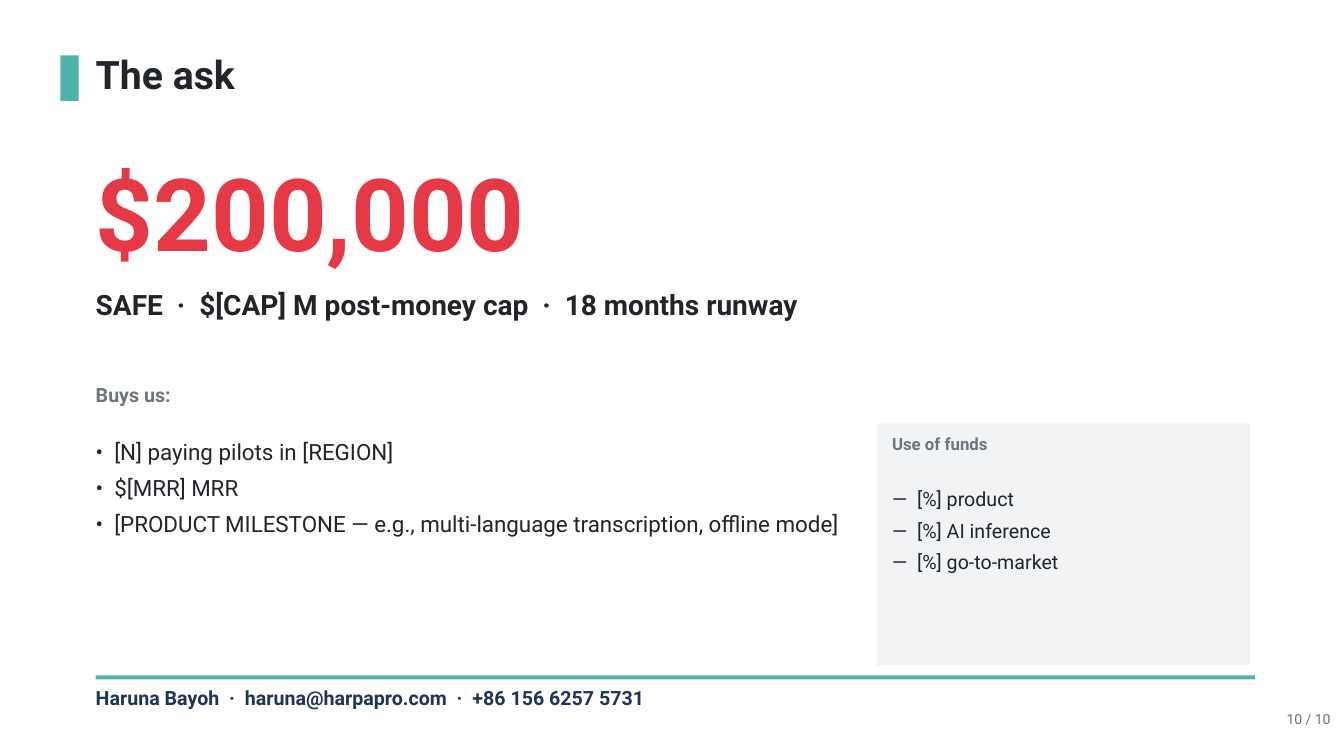
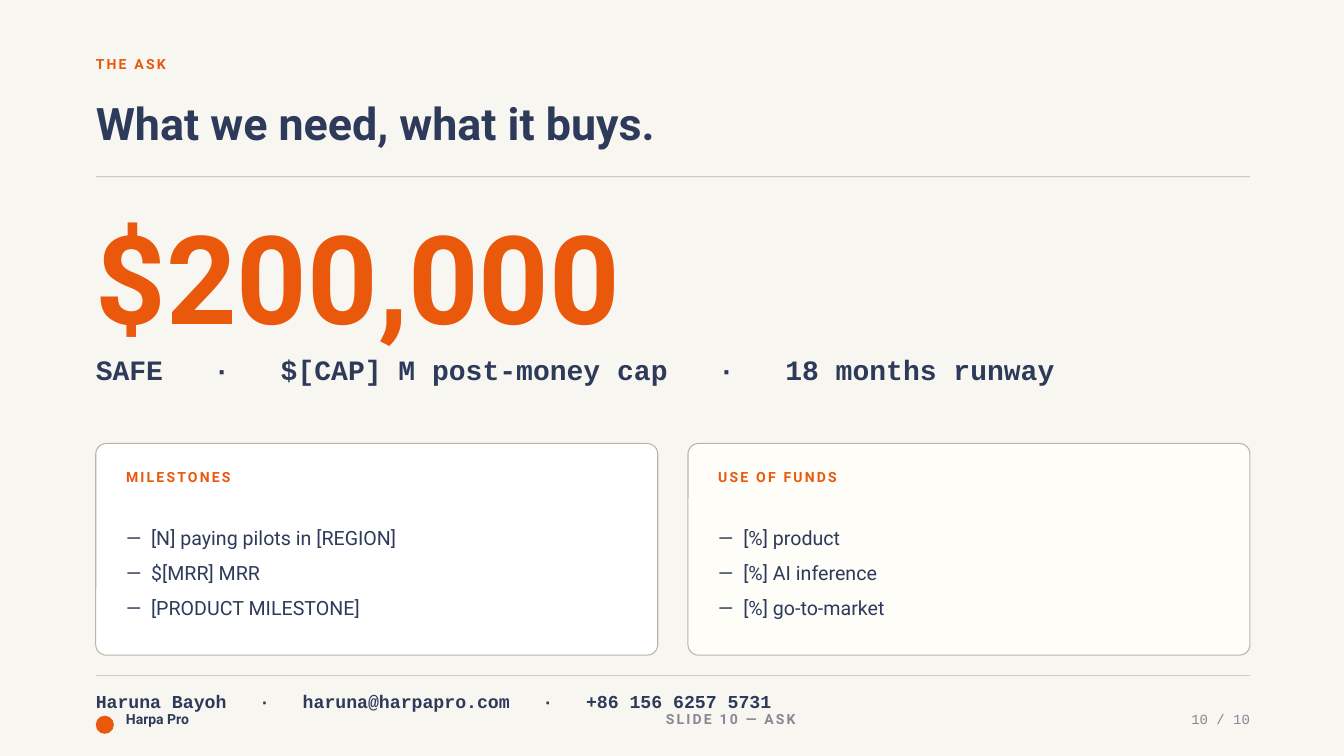
Before and after one commit to patrickchin/haru3-reports, a slide deck: slide 10 of docs/investor/Harpa-Pro-Deck-v2.pptx. Drawn at 1344x756 pixels with LibreOffice and Linux fonts; fonts in the diff are those of the drawing. Boxes give left, top, right and bottom in pixels: in the first picture for what was removed or moved away, otherwise in the second. Text is boxed around its words. In the diff, an @@ line names an element or a change of style, - is before the commit and + after.

Commit message:
docs(investor): restyle pitch deck v2 to match app design tokens
Replace stale teal/red/orange palette in build_deck.py with the mobile
app's design tokens from apps/mobile/lib/design-tokens/colors.ts: warm
paper background, softened navy primary, single saturated orange accent
reserved for one hero element per slide, warm-grey borders, and
uppercase letterspaced labels matching the app's text-label token.

```diff
--- a/docs/investor/Harpa-Pro-Deck-v2.pptx
+++ b/docs/investor/Harpa-Pro-Deck-v2.pptx
@@ rectangle added at (0,0,1344,756), fill #F8F6F1 @@
@@ rectangle removed at (60,55,79,101) @@
@@ text at (96,59,165,69): text changed; size 28 to 10 pt; text colour #212529 to #EA580C @@
-The ask
+THE ASK
@@ text added at (96,106,655,150), 32 pt, text #2D3A5A, bold @@
+What we need, what it buys.
@@ rectangle added at (96,176,1250,177), fill #B9B4A8 @@
@@ text "$200,000": place and size @@
-text "$200,000" at (96,168,525,269)
+text "$200,000" at (96,222,620,346)
@@ text "$200,000" at (96,222,620,346): size 72 to 88 pt, text colour #E63946 to #EA580C @@
@@ text "SAFE · $[CAP] M post-money ...": place and size @@
-text "SAFE · $[CAP] M post-money ..." at (96,291,797,321)
+text "SAFE · $[CAP] M post-money ..." at (96,360,1054,386)
@@ text "SAFE · $[CAP] M post-money ..." at (96,360,1054,386): font Roboto to Courier New, text colour #212529 to #2D3A5A @@
@@ text removed at (96,388,171,406) @@
-Buys us:
@@ rounded rectangle added at (96,444,658,655), fill #FFFFFF, outline #B9B4A8 0.75 pt @@
@@ rounded rectangle added at (689,444,1251,655), fill #FFFDF8, outline #B9B4A8 0.75 pt @@
@@ rectangle removed at (877,423,1250,665) @@
@@ text added at (126,472,231,482), 10 pt, text #EA580C, bold @@
+MILESTONES
@@ text at (718,472,837,482): text changed; size 12 to 10 pt; text colour #6C757D to #EA580C @@
-Use of funds
+USE OF FUNDS
@@ text "— [%] product": place and size @@
-text "— [%] product" at (947,491,1059,573)
+text "— [%] product" at (773,530,885,619)
@@ text "— [%] product" at (773,530,885,619): text colour #212529 to #2D3A5A; line spacing 1.35 to 1.5 @@
@@ text at (151,529,396,618): text changed; size 16 to 14 pt; text colour #212529 to #2D3A5A @@
-• [N] paying pilots in [REGION]
-• $[MRR] MRR
-• [PRODUCT MILESTONE — e.g., multi-language transcription, offline mode]
+— [N] paying pilots in [REGION]
+— $[MRR] MRR
+— [PRODUCT MILESTONE]
@@ rectangle: place and size @@
-rectangle at (96,676,1255,680)
+rectangle at (96,676,1250,677)
@@ rectangle at (96,676,1250,677): fill #4FB3A9 to #B9B4A8 @@
@@ text "Haruna Bayoh · haruna@harpapro.com · ..." at (96,696,772,715): size 14 to 13 pt, font Roboto to Courier New, text colour #1D3557 to #2D3A5A @@
@@ rounded rectangle added at (96,716,114,734), fill #EA580C @@
@@ text added at (126,714,189,727), 10 pt, text #2D3A5A, bold @@
+Harpa Pro
@@ text added at (666,714,795,724), 10 pt, text #8A8693, bold @@
+SLIDE 10 — ASK
@@ text "10 / 10": place and size @@
-text "10 / 10" at (1287,714,1331,724)
+text "10 / 10" at (1191,715,1250,724)
@@ text "10 / 10" at (1191,715,1250,724): font Roboto to Courier New, text colour #6C757D to #8A8693 @@
```
Also in this commit, not shown: 9 other slides changed, 1 other file.
